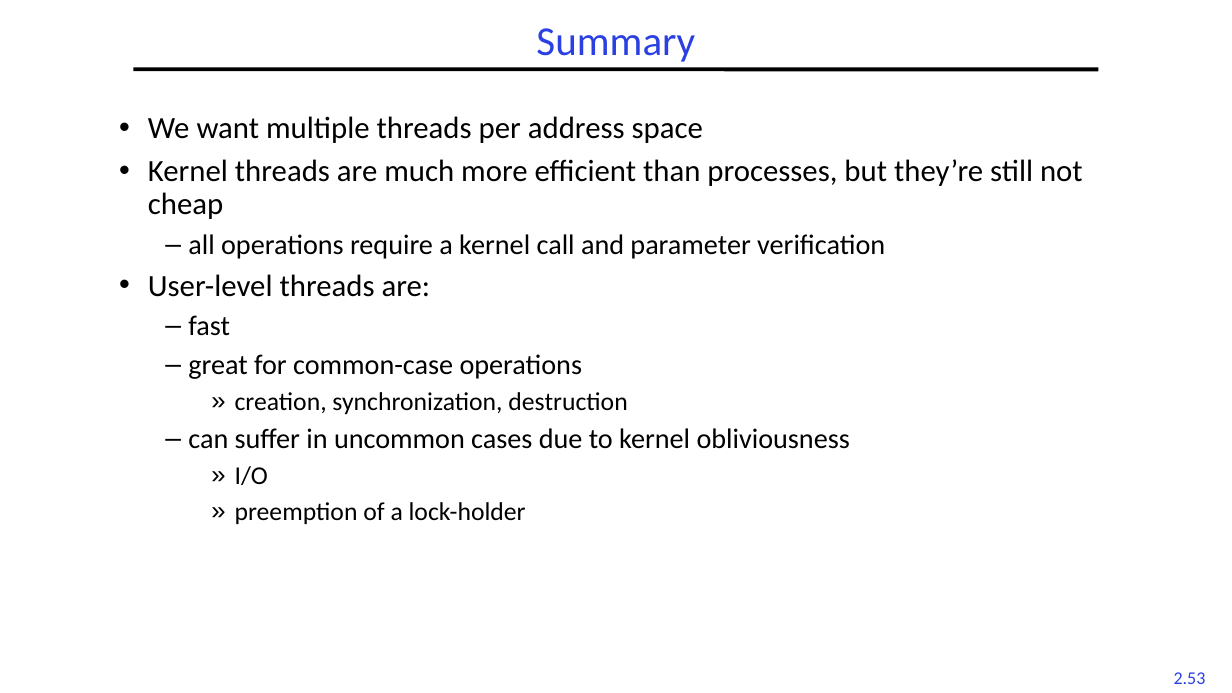
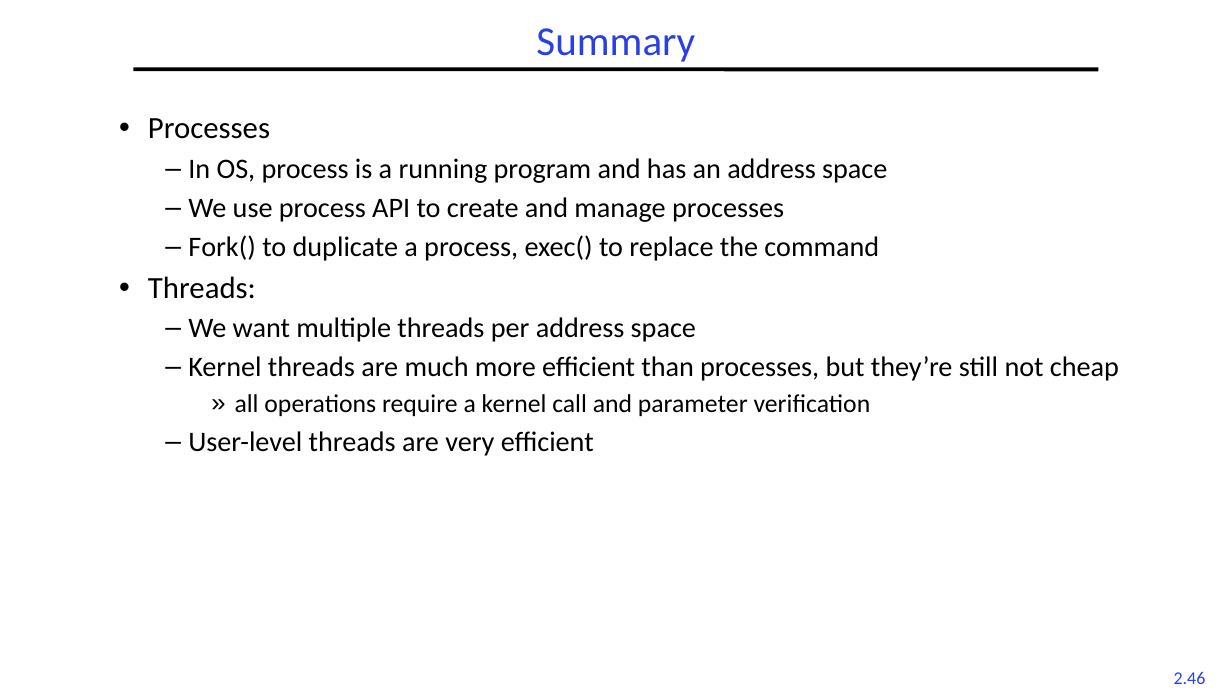
Before and after one commit to guhofstra/CSC256Fa25, a slide deck: slide 46 of PPTs/L2-Processes Threads.pptx (slide 53 before the commit). Drawn at 1232x693 pixels with LibreOffice and Linux fonts; fonts in the diff are those of the drawing. Boxes give left, top, right and bottom in pixels: in the first picture for what was removed or moved away, otherwise in the second. Text is boxed around its words. In the diff, an @@ line names an element or a change of style, - is before the commit and + after.

```diff
--- a/PPTs/L2-Processes Threads.pptx
+++ b/PPTs/L2-Processes Threads.pptx
@@ text at bbox=[148, 118, 887, 299]: paragraphs added @@
+• Processes
+  – In OS, process is a running program and has an address space
+  – We use process API to create and manage processes
+  – Fork() to duplicate a process, exec() to replace the command
+• Threads:
@@ text at bbox=[188, 317, 1119, 416]: size 24 to 22 pt in "We want multiple threads per address space", "Kernel threads are much more efficient than ..."; size 22 to 20 pt in "all operations require a kernel call and ..."; bullet • to –; list level 1 to 2 in "We want multiple threads per ..."; list level 1 to 2 in "Kernel threads are much more ..."; bullet – to »; list level 2 to 3 in "all operations require a kernel ..." @@
@@ text at bbox=[188, 431, 594, 456]: text changed @@
-• User-level threads are:
-  – fast
-  – great for common-case operations
-    » creation, synchronization, destruction
-  – can suffer in uncommon cases due to kernel obliviousness
-    » I/O
-    » preemption of a lock-holder
+  – User-level threads are very efficient
@@ page number at bbox=[1174, 672, 1206, 684]: text changed @@
-2.53
+2.46
```
Also in this commit, not shown: 6 other slides changed, 1 slide added, 8 slides removed, 1 other file.
